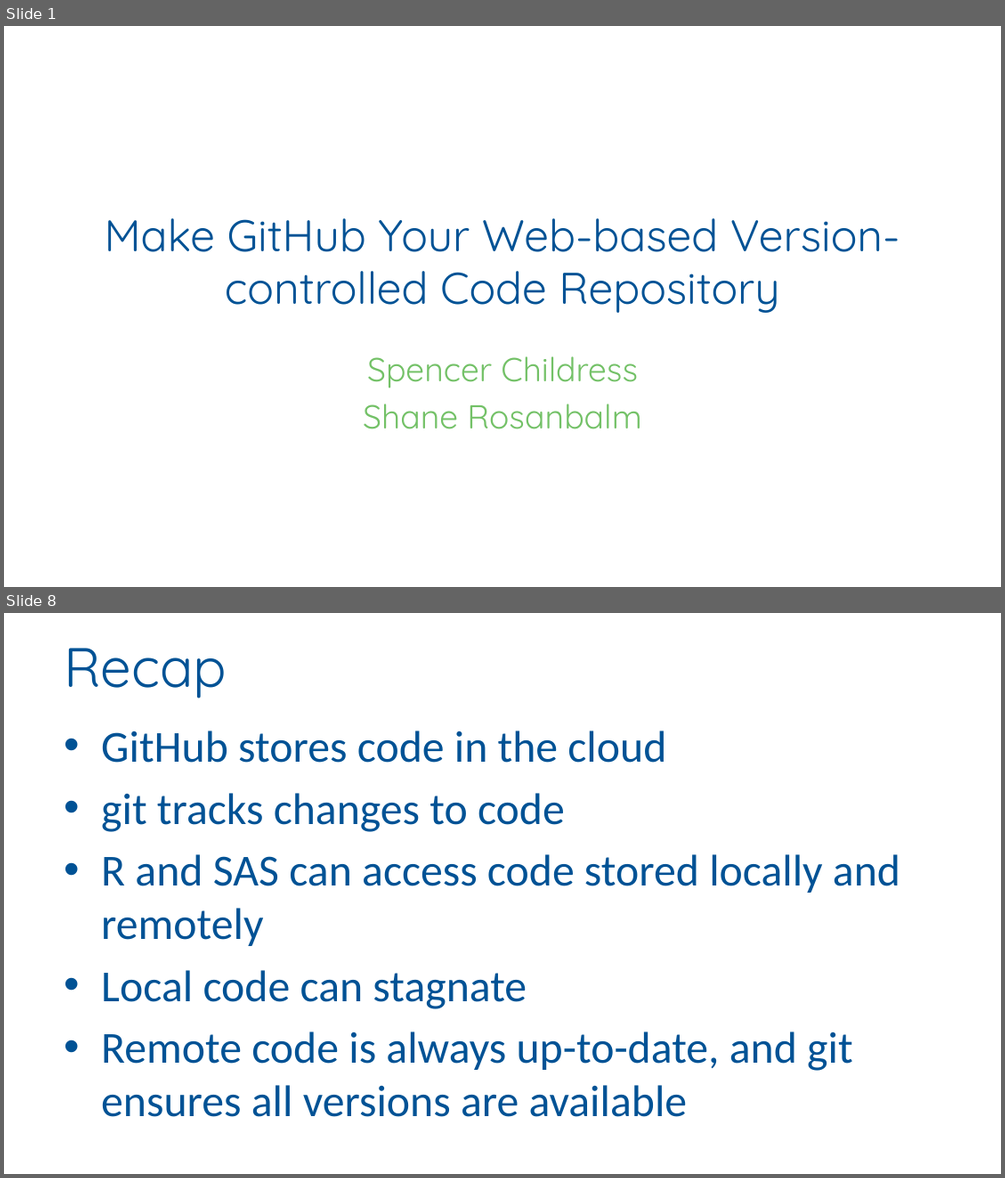
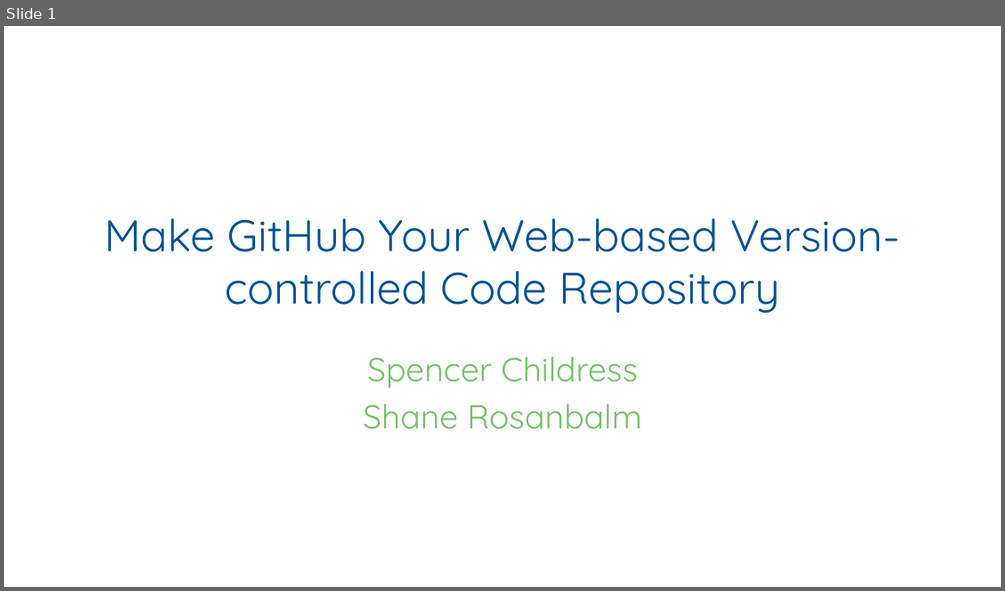
Before and after one commit to RhoInc/sas-install-github, a slide deck: docs/CT06.pptx. Shown one above the other, each under a label of ours: slides 1 and 8 before the commit, slide 1 after it; the slides between them are not shown. The pictures are 1005x1178 and 1005x591 pixels, drawn with LibreOffice and Linux fonts; fonts in the diff are those of the drawing; background and template pictures are left out. Boxes give left, top, right and bottom in pixels: in the first picture for what was removed or moved away, otherwise in the second. Text is boxed around its words. In the diff, an @@ line names an element or a change of style, - is before the commit and + after.

```diff
--- a/docs/CT06.pptx
+++ b/docs/CT06.pptx
@@ slide 8 removed at (4, 613, 1001, 1174), background #FFFFFF @@
@@ title removed at (64, 648, 226, 698) @@
-Recap
@@ text removed at (101, 730, 900, 1117) @@
-• GitHub stores code in the cloud
-• git tracks changes to code
-• R and SAS can access code stored locally and remotely
-• Local code can stagnate
-• Remote code is always up-to-date, and git ensures all versions are available
```
Also in this commit, not shown: 6 slides changed, 4 slides added, 1 other slide removed.
